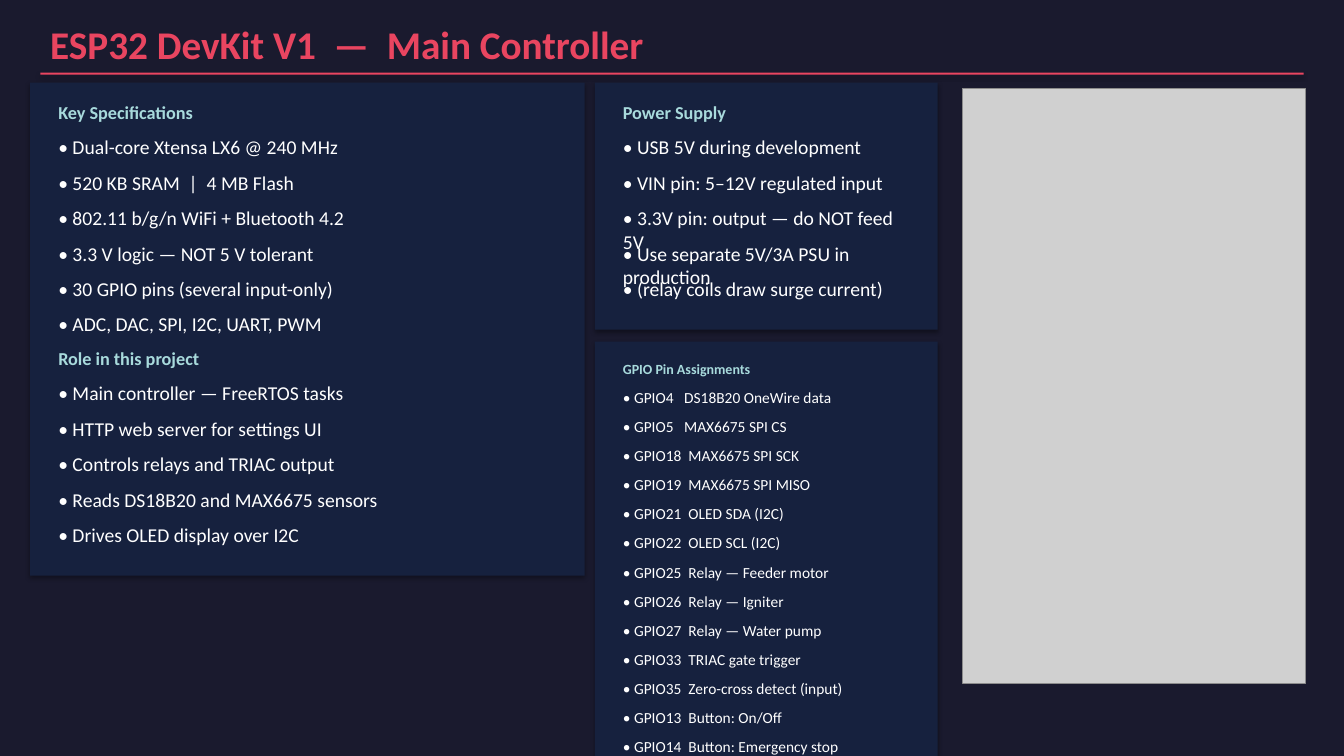
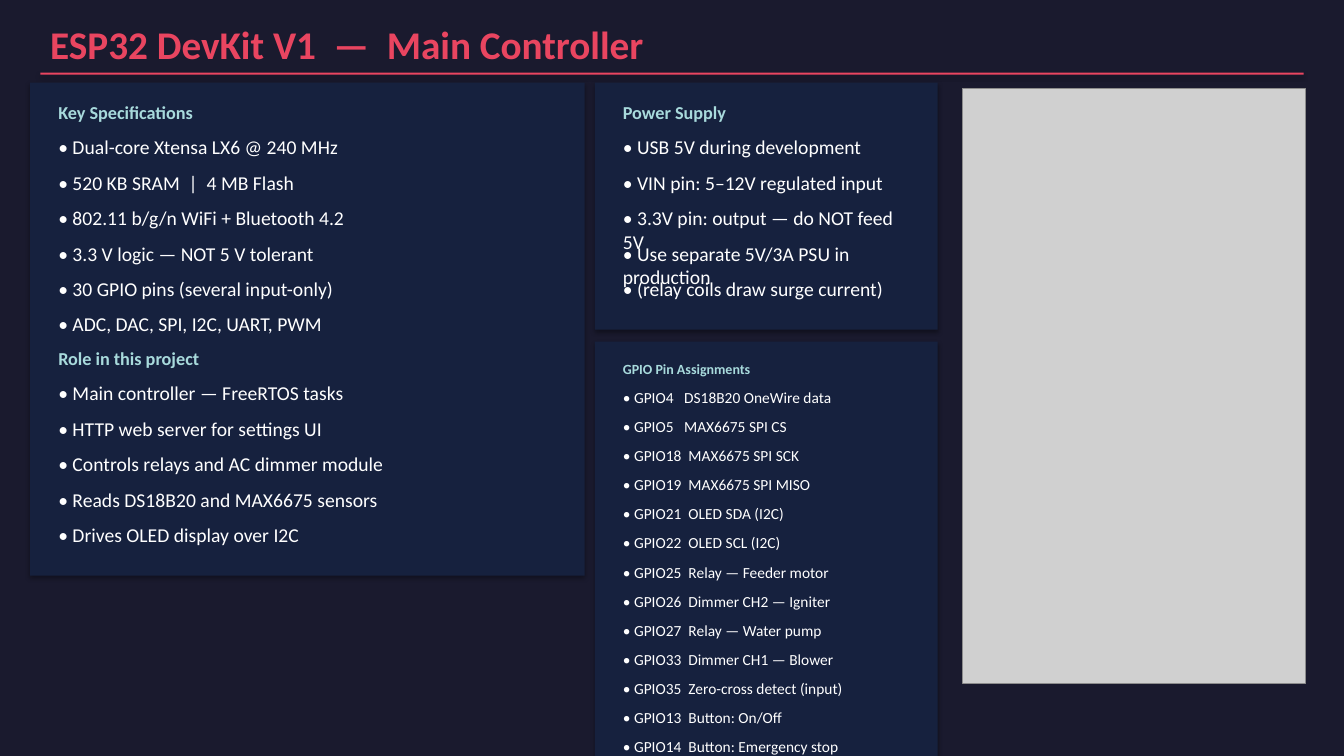
Before and after one commit to Tinklefinger/pellet-burner, a slide deck: slide 2 of docs/Pellet_Burner_Components.pptx. Drawn at 1344x756 pixels with LibreOffice and Linux fonts; fonts in the diff are those of the drawing; grey boxes stand for pictures. Boxes give left, top, right and bottom in pixels: in the first picture for what was removed or moved away, otherwise in the second. Text is boxed around its words. In the diff, an @@ line names an element or a change of style, - is before the commit and + after.

```diff
--- a/docs/Pellet_Burner_Components.pptx
+++ b/docs/Pellet_Burner_Components.pptx
@@ text at box(72, 457, 383, 474): text changed @@
-• Controls relays and TRIAC output
+• Controls relays and AC dimmer module
@@ text at box(634, 596, 830, 610): text changed @@
-• GPIO26 Relay — Igniter
+• GPIO26 Dimmer CH2 — Igniter
@@ text at box(634, 654, 833, 665): text changed @@
-• GPIO33 TRIAC gate trigger
+• GPIO33 Dimmer CH1 — Blower
```
Also in this commit, not shown: 5 other slides changed, 4 other files.
